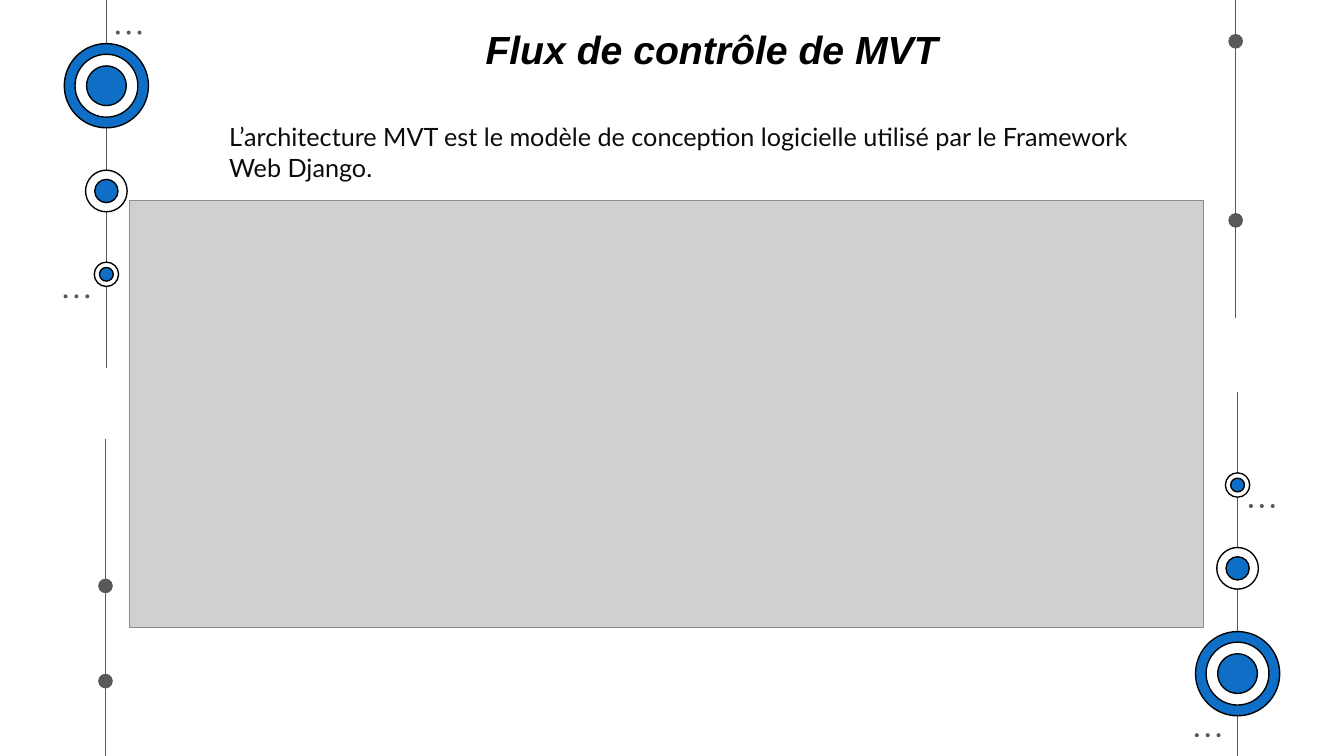
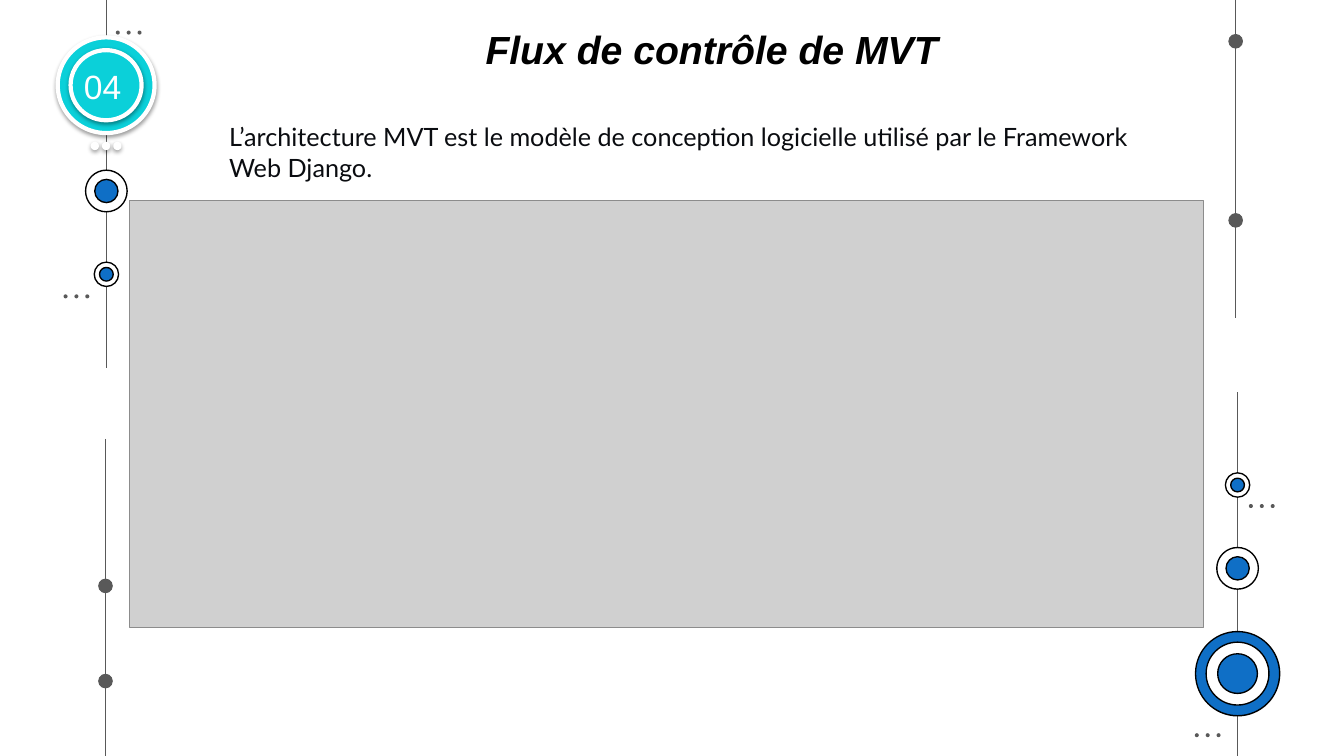
Before and after one commit to muhamedoufi/rapport-cloud, a slide deck: slide 28 of Presentation_cv.pptx. Drawn at 1344x756 pixels with LibreOffice and Linux fonts; fonts in the diff are those of the drawing; grey boxes stand for pictures. Boxes give left, top, right and bottom in pixels: in the first picture for what was removed or moved away, otherwise in the second. Text is boxed around its words. In the diff, an @@ line names an element or a change of style, - is before the commit and + after.

```diff
--- a/Presentation_cv.pptx
+++ b/Presentation_cv.pptx
@@ text added at <box>84,75,121,100</box>, 24 pt, text #FFFFFF @@
+04
@@ group added at <box>57,37,154,148</box>: 5 ellipses @@
```
Also in this commit, not shown: 19 other slides changed, 3 slides added, 3 slides removed, 1 other file.
